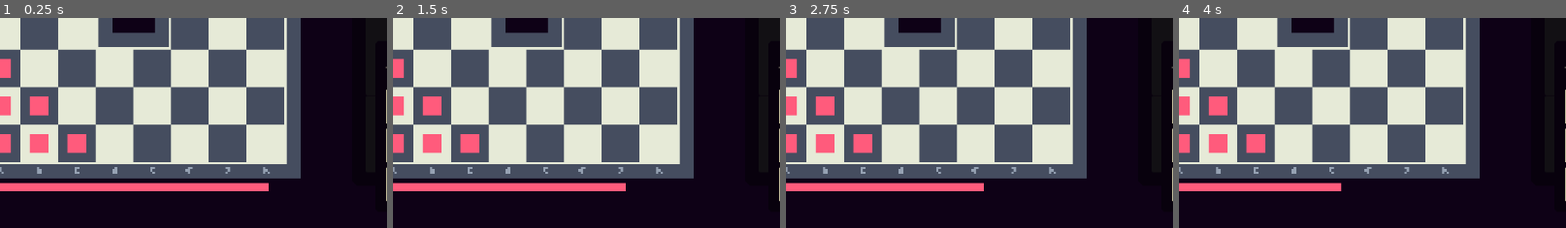
Above: before the commit, frames 1-4 (left to right).
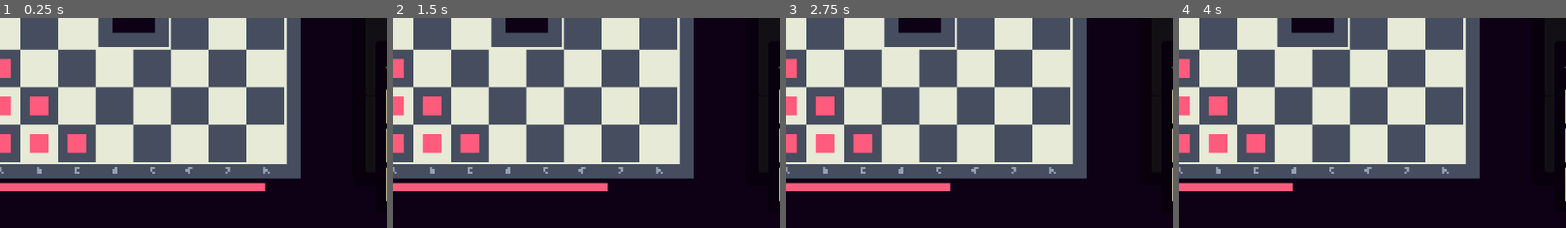
Above: after the commit, the same moments.

Repository: Juanxpeke/GD-FPSJuegos
Game: Godot game, scene res://Core/Maps/Dummy/dummy_map.tscn
The game is run twice, just before and just after one commit, with the same random seed, the same clock (stepped at 60 frames per second) and the same inputs. This scene is started directly instead of the project's main scene. The engine's default icon, where the game draws it, is replaced by a stand-in: a white triangle on a blue panel in a dark square.
Inputs:
- Up to frame 1 (0.25 s): no input
- Up to frame 2 (1.5 s): click "1" at 0.5 s; click "3" at 1.25 s
- Up to frame 3 (2.75 s): click "1" at 2 s
- Up to frame 4 (4 s): click "3" at 2.75 s; click "1" at 3.5 s
The pictures show only the part of the screen within x 33-83%, y 50-100%; the shares and areas given below are measured in that part.

The runs differ from the first frame. In frame 1, less than 0.1% of the frame differs, in the area x 68-70%, y 78-83%; in frame 2, 0.2%; in frame 3, 0.4%; in frame 4, 0.5%, in the area x 29-43%, y 78-83%.
Error in both runs: Invalid access to property or key 'peer_player' on a base object of type 'Nil'. (res://Core/UI/HUD/PlayerInterface/player_interface.gd:49)

Commit message:
feat: better skill picking

Diff:
--- a/Core/Maps/map.gd
+++ b/Core/Maps/map.gd
@@ -10,9 +10,12 @@
 enum MatchPhase { PREPARATION, BATTLE }
 
 @export var player_scene: PackedScene
-@export var preparation_time: float = 10.0
+@export var store_time: float = 7.0
+@export var skill_picking_time: float = 6.0
 
 var map_rng: RandomNumberGenerator = RandomNumberGenerator.new()
+
+var preparation_time: float = store_time
 
 var first_turn_player_index: int = 0
 var inner_first_turn_player_index: int = 0
@@ -115,8 +118,13 @@
 func end_match() -> void:
 	MultiplayerManager.log_msg("end match %d" % matchi)
 
-	if matchi in GameManager.skill_choosing_match_turns:
+	if matchi in GameManager.skill_choosing_matchis:
+		preparation_time = store_time + skill_picking_time
+		hud.update_times()
 		hud.show_skills()
+	else:
+		preparation_time = store_time
+		hud.update_times()
 
 	_start_preparation_phase()
 
--- a/Core/UI/HUD/SkillPicker/skill_option.gd
+++ b/Core/UI/HUD/SkillPicker/skill_option.gd
@@ -48,10 +48,14 @@
 	var skill = SkillsManager.get_skill(skill_id)
 	skill_icon.texture = skill.icon
 	skill_name.text = skill.name
+
 	if skill is ResActive:
 		skill_type.text = "Active"
+		skill_type.get_theme_stylebox("normal").bg_color = Color("#d51be2")
 	else:
 		skill_type.text = "Passive"
+		skill_type.get_theme_stylebox("normal").bg_color = Color("#e3b738")
+
 	skill_description.text = skill.description
 
 # Public
--- a/Core/UI/HUD/SkillPicker/skill_option.tscn
+++ b/Core/UI/HUD/SkillPicker/skill_option.tscn
@@ -20,8 +20,10 @@
 corner_radius_bottom_left = 2
 
 [sub_resource type="StyleBoxFlat" id="StyleBoxFlat_q77pa"]
+resource_local_to_scene = true
 content_margin_left = 4.0
 content_margin_right = 4.0
+bg_color = Color(0.921569, 0.898039, 0.729412, 1)
 corner_radius_top_left = 3
 corner_radius_top_right = 3
 corner_radius_bottom_right = 3
@@ -130,7 +132,7 @@
 }
 
 [node name="SkillOption" type="Control"]
-custom_minimum_size = Vector2(205, 365)
+custom_minimum_size = Vector2(220, 385)
 layout_mode = 3
 anchors_preset = 0
 offset_right = 205.0
@@ -144,9 +146,9 @@
 anchors_preset = 5
 anchor_left = 0.5
 anchor_right = 0.5
-offset_left = -100.0
-offset_right = 100.0
-offset_bottom = 365.0
+offset_left = -110.0
+offset_right = 110.0
+offset_bottom = 385.0
 grow_horizontal = 2
 pivot_offset = Vector2(110, 180)
 mouse_filter = 1
@@ -159,7 +161,7 @@
 
 [node name="SkillIcon" type="TextureRect" parent="SkillInfoPanel/SkillInfoContainer"]
 unique_name_in_owner = true
-custom_minimum_size = Vector2(160, 160)
+custom_minimum_size = Vector2(182, 182)
 layout_mode = 2
 size_flags_horizontal = 4
 size_flags_vertical = 0
@@ -182,6 +184,7 @@
 texture_filter = 2
 layout_mode = 2
 size_flags_horizontal = 4
+theme_override_colors/font_color = Color(0.0313726, 0.00392157, 0.0509804, 1)
 theme_override_font_sizes/font_size = 12
 theme_override_styles/normal = SubResource("StyleBoxFlat_q77pa")
 text = "Skill Type"
--- a/Core/UI/HUD/SkillPicker/skill_picker.gd
+++ b/Core/UI/HUD/SkillPicker/skill_picker.gd
@@ -3,10 +3,10 @@
 
 @export var skill_option_scene: PackedScene
 
+var rng: RandomNumberGenerator = RandomNumberGenerator.new()
+
 var initial_skill_options: int
 var skill_selected: bool = false
-
-var rng: RandomNumberGenerator = RandomNumberGenerator.new()
 
 @onready var skills_options_container := %SkillsOptionsContainer
 @onready var skill_picking_timer := %SkillPickingTimer
@@ -42,9 +42,9 @@
 
 # Public
 
-# Sets the skill picking time
-func set_skill_picking_time(time: float) -> void:
-	skill_picking_timer.wait_time = time
+# Updates the skill picking time
+func update_time() -> void:
+	skill_picking_timer.wait_time = GameManager.map.skill_picking_time
 
 # Shows random skills for the player to select
 func show_skills() -> void:
--- a/Core/UI/HUD/hud.gd
+++ b/Core/UI/HUD/hud.gd
@@ -16,7 +16,7 @@
 func _ready() -> void:
 	GameManager.map_initialized.connect(
 		func():
-			set_preparation_time(GameManager.map.preparation_time)
+			update_times()
 
 			timer_on = true
 			preparation_timer.start()
@@ -51,12 +51,12 @@
 
 # Public
 
-# Sets the preparation time
-func set_preparation_time(time: float) -> void:
-	preparation_time_bar.max_value = time
-	preparation_time_bar.value = time
-	preparation_timer.wait_time = time
-	skill_picker.set_skill_picking_time(time / 2)
+# Updaets the preparation and skill picking time
+func update_times() -> void:
+	preparation_time_bar.max_value = GameManager.map.preparation_time
+	preparation_time_bar.value = GameManager.map.preparation_time
+	preparation_timer.wait_time = GameManager.map.preparation_time
+	skill_picker.update_time()
 
 # Shows the selectable skills
 func show_skills() -> void:
--- a/Global/game_manager.gd
+++ b/Global/game_manager.gd
@@ -36,7 +36,7 @@
 	"late": 12,
 }
 
-var skill_choosing_match_turns : Array[int] = [0, 2, 5, 8]
+var skill_choosing_matchis: Array[int] = [0, 2, 5, 8]
 
 var game_over_scene: PackedScene = load("res://Core/UI/GameOver/game_over.tscn")
 
